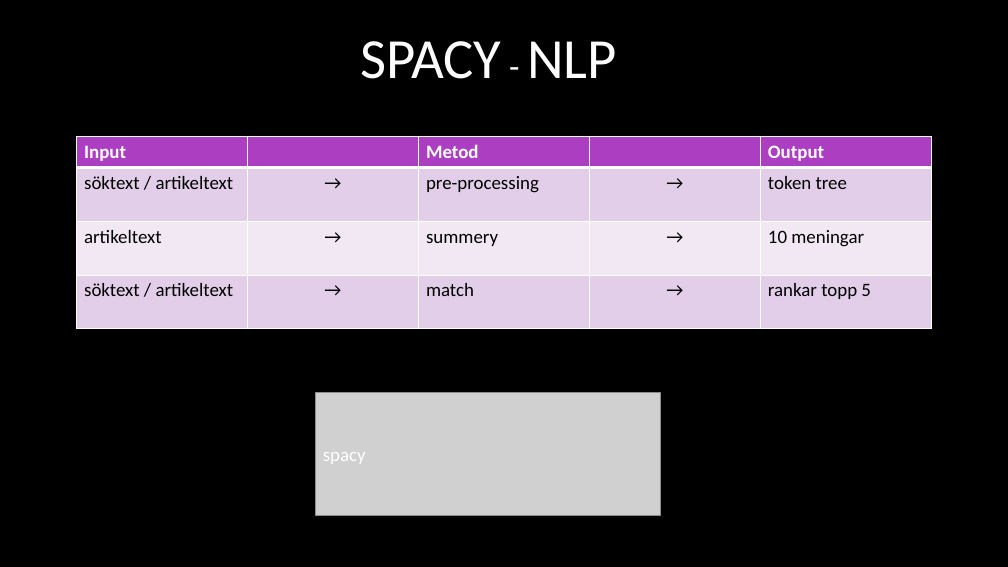
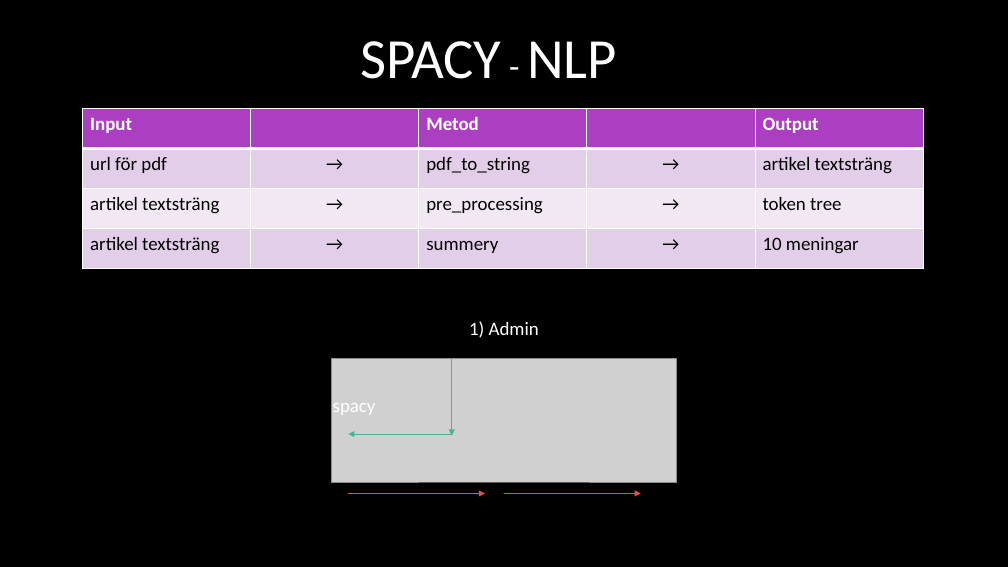
Before and after one commit to nextline501/Article-Finder, a slide deck: slide 5 of documentation/Grupp 3.pptx (slide 4 before the commit). Drawn at 1008x567 pixels with LibreOffice and Linux fonts; fonts in the diff are those of the drawing; grey boxes stand for pictures; background and template pictures are left out. Boxes give left, top, right and bottom in pixels: in the first picture for what was removed or moved away, otherwise in the second. Text is boxed around its words. In the diff, an @@ line names an element or a change of style, - is before the commit and + after.

Commit message:
Spacy pptx change

```diff
--- a/documentation/Grupp 3.pptx
+++ b/documentation/Grupp 3.pptx
@@ table at (82, 108, 922, 268) @@
-row 2: söktext / artikeltext | → | pre-processing | → | token tree
+row 2: url för pdf | → | pdf_to_string | → | artikel textsträng
-row 3: artikeltext | → | summery | → | 10 meningar
+row 3: artikel textsträng | → | pre_processing | → | token tree
-row 4: söktext / artikeltext | → | match | → | rankar topp 5
+row 4: artikel textsträng | → | summery | → | 10 meningar
@@ table: place and size @@
-table at (76, 137, 931, 326)
+table at (82, 108, 922, 268)
@@ text added at (469, 321, 539, 338), 18 pt, text #FFFFFF @@
+1) Admin
@@ picture: place and size @@
-picture at (315, 392, 660, 516)
+picture at (331, 359, 676, 482)
@@ arrow added from (452, 359) to (452, 436), #46B298 0.75 pt @@
@@ text "spacy": place and size @@
-text "spacy" at (323, 452, 366, 464)
+text "spacy" at (333, 403, 376, 415)
@@ arrow added from (452, 434) to (349, 434), #46B298 0.75 pt @@
@@ arrow added from (349, 494) to (485, 494), #E25247 0.75 pt @@
@@ arrow added from (504, 494) to (641, 494), #E25247 0.75 pt @@
```
Also in this commit, not shown: 2 slides added.
